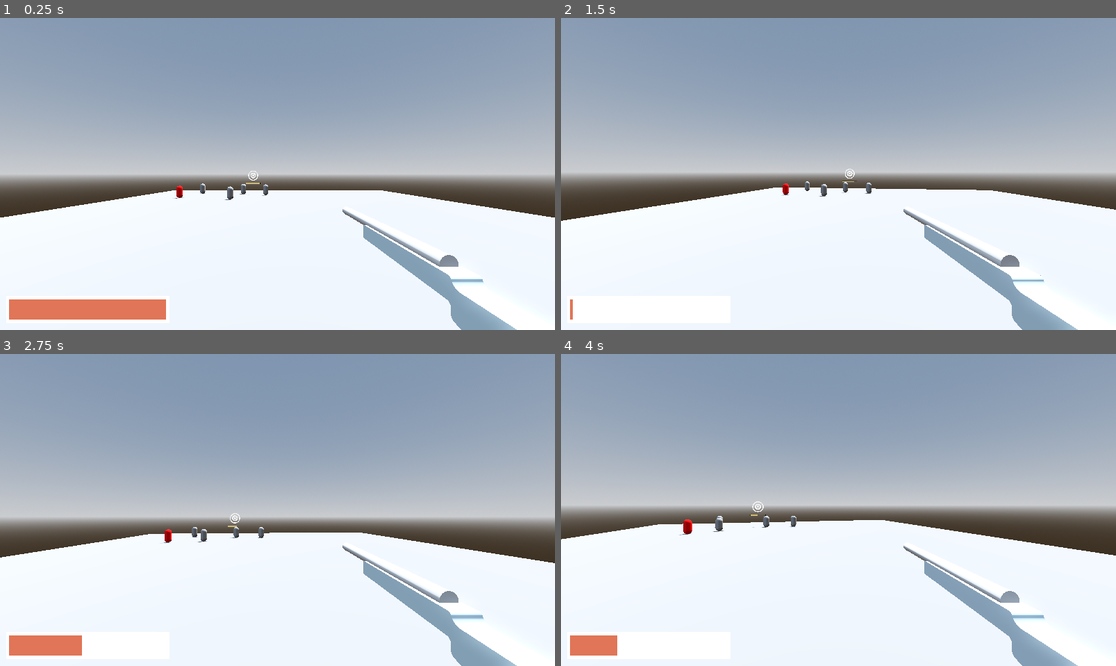
Above: before the commit, frames 1-4 (two rows, left to right).
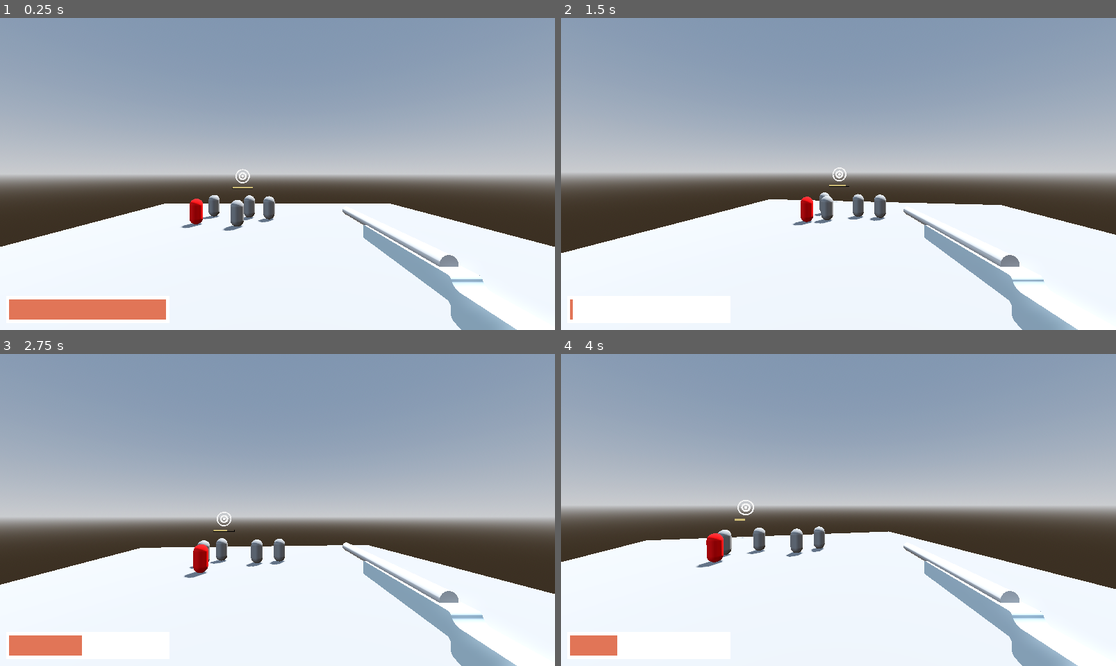
Above: after the commit, the same moments.

Repository: DataRange/game-jam-prep
Game: Godot game, scene res://Scenes/world.tscn
Same seed, same stepped clock (60 frames per second), same inputs: the game is played once before the commit and once after it.
Inputs (mouse positions are in pixels of both pictures, inside the frame that each line leads up to):
- Up to frame 1 (0.25 s): no input
- Up to frame 2 (1.5 s): move the mouse to (866, 174) at 0.52 s; press the mouse at (866, 174) at 0.53 s; move the mouse to (810, 174) at 1.27 s; release the mouse at (810, 174) at 1.28 s; right-click (810, 174) at 1.35 s
- Up to frame 3 (2.75 s): move the mouse to (288, 503) at 2.02 s; press the mouse at (288, 503) at 2.03 s
- Up to frame 4 (4 s): move the mouse to (832, 516) at 2.77 s; release the mouse at (832, 516) at 2.78 s; right-click (832, 516) at 2.85 s; move the mouse to (877, 513) at 3.52 s; press the mouse at (877, 513) at 3.53 s

The runs differ from the first frame. In frame 1, 6.4% of the frame differs, in the area x 0-100%, y 48-83%; in frame 2, 6.4%; in frame 3, 6.4%; in frame 4, 6.6%, in the area x 0-100%, y 46-83%.

Commit message:
Revert "changed world"
This reverts commit 41d19957a9ff7022b1cdd31184b2defc841da25c.

Diff:
--- a/Scenes/world.tscn
+++ b/Scenes/world.tscn
@@ -33,11 +33,11 @@
 
 [node name="Floor" type="CSGBox3D" parent="."]
 use_collision = true
-size = Vector3(50, 1, 50)
+size = Vector3(30, 1, 30)
 material = SubResource("StandardMaterial3D_yp4wr")
 
 [node name="Player" parent="." instance=ExtResource("1_a02cp")]
-transform = Transform3D(1, 0, 0, 0, 1, 0, 0, 0, 1, 0, 4.44294, 24.5849)
+transform = Transform3D(1, 0, 0, 0, 1, 0, 0, 0, 1, 0, 4.44294, 12.3667)
 
 [node name="Targets" parent="." instance=ExtResource("4_8j60k")]
 transform = Transform3D(1, 0, 0, 0, 0.0772585, -0.997011, 0, 0.997011, 0.0772585, -4.85981, 4.12945, -15.9631)
--- a/Scripts/world.gd
+++ b/Scripts/world.gd
@@ -12,8 +12,8 @@
 		var numSetpoints = randi_range(2, 5)
 		for j in range(numSetpoints):
 
-			var randX = randf_range(-20.0, 20.0)
-			var randZ = randf_range(0, -20.0)
+			var randX = randf_range(-8.0, 8.0)
+			var randZ = randf_range(0, -8.0)
 			newCharacter.setpoints.append(Vector3(randX, 1.0, randZ))
 
 		newCharacter.position = newCharacter.setpoints[0]
